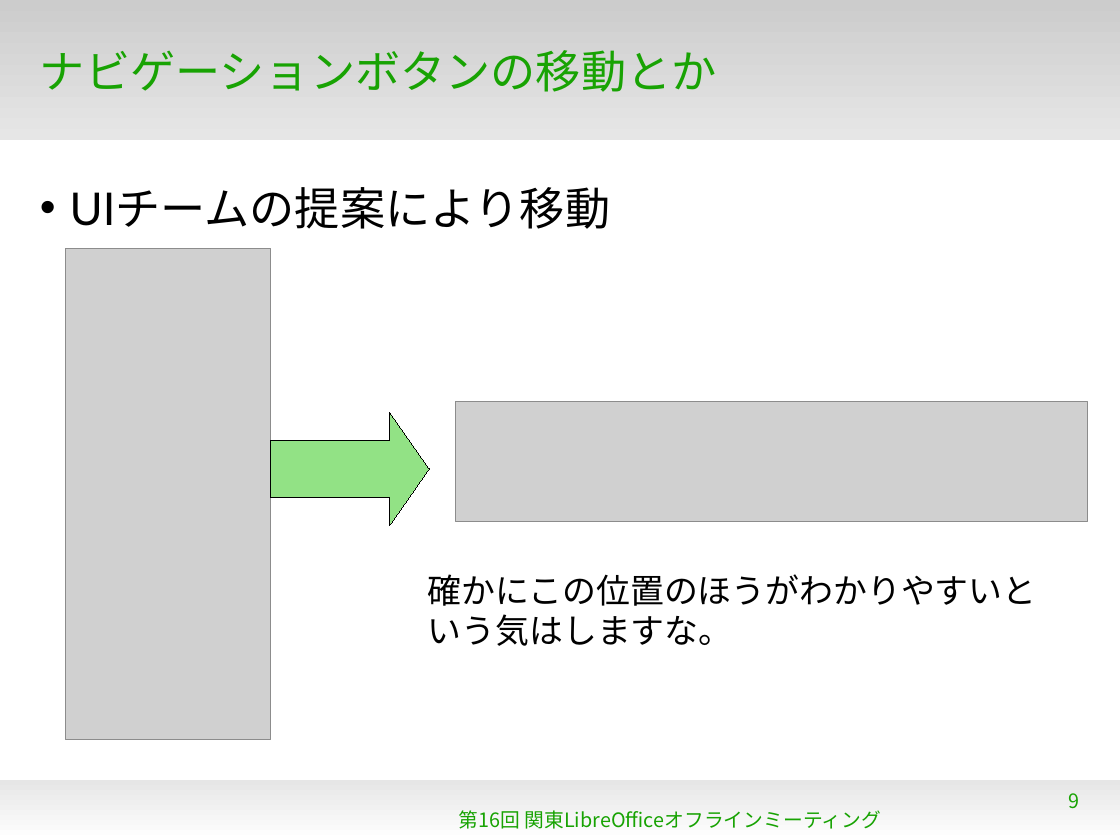
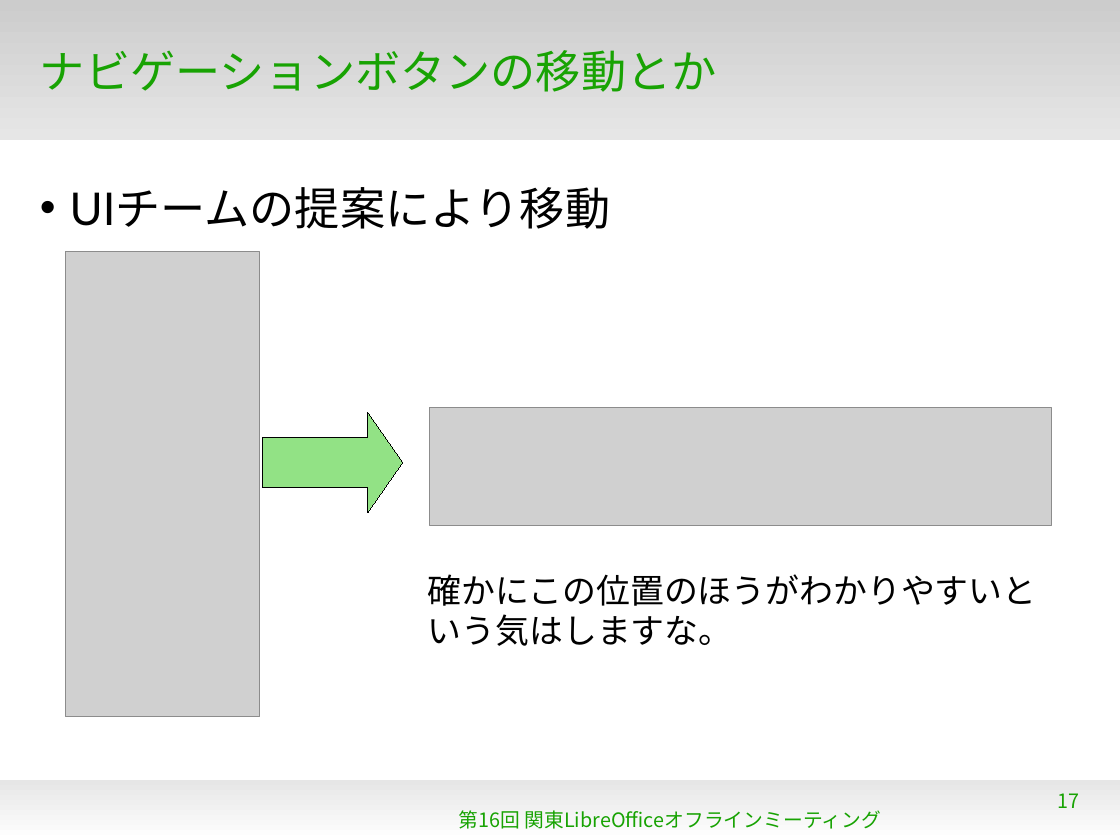
Before and after one commit to gitter-badger/KantoLibreOffice, a slide deck: slide 17 of Jul2014/WhatsNew4_3.odp (slide 9 before the commit). Drawn at 1120x840 pixels with LibreOffice and Linux fonts; fonts in the diff are those of the drawing; grey boxes stand for pictures; background and template pictures are left out. Boxes give left, top, right and bottom in pixels: in the first picture for what was removed or moved away, otherwise in the second. Text is boxed around its words. In the diff, an @@ line names an element or a change of style, - is before the commit and + after.

```diff
--- a/Jul2014/WhatsNew4_3.odp
+++ b/Jul2014/WhatsNew4_3.odp
@@ picture: place and size @@
-picture at (65,248,270,740)
+picture at (65,252,259,718)
@@ right arrow: place and size @@
-right arrow at (271,413,430,525)
+right arrow at (263,413,403,512)
@@ picture: place and size @@
-picture at (456,401,1088,521)
+picture at (430,408,1052,525)
@@ page number at (1058,793,1080,808): text changed @@
-9
+17
```
Also in this commit, not shown: 7 other slides changed, 18 slides added, 2 slides removed.
